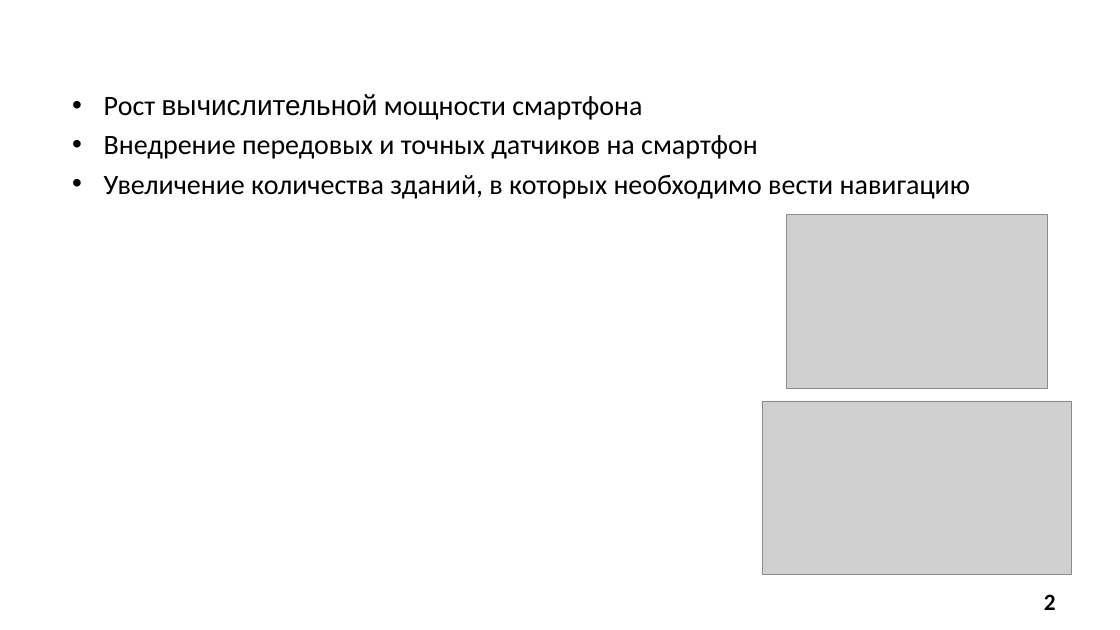
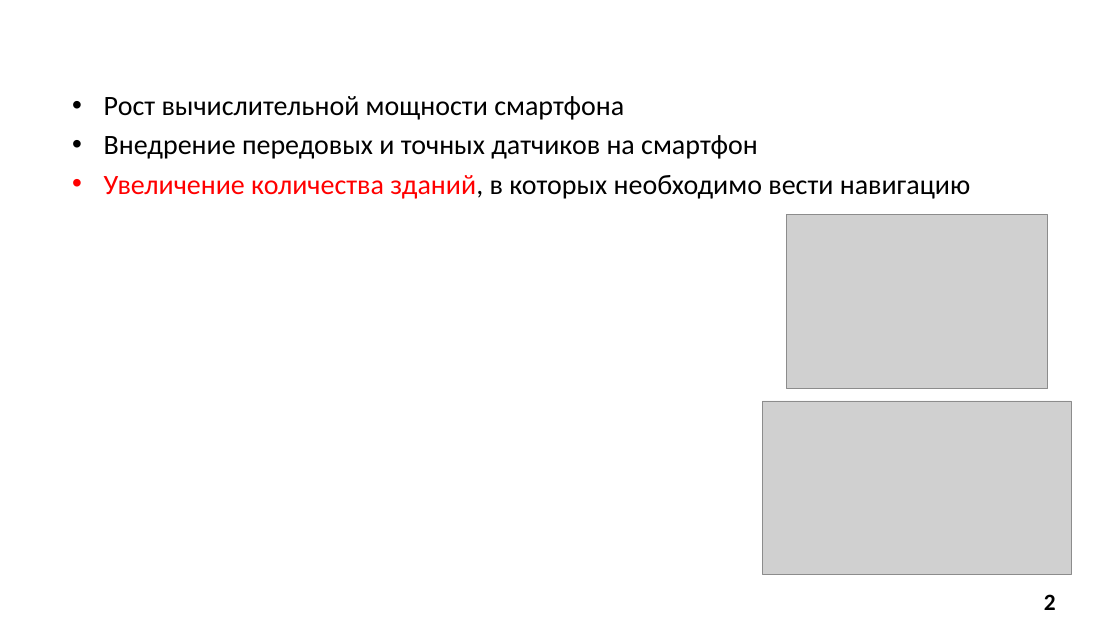
Before and after one commit to SonicRun/DiplomMaga, a slide deck: slide 2 of Mavlyutov_V_D_prezentatsia.pptx. Drawn at 1120x630 pixels with LibreOffice and Linux fonts; fonts in the diff are those of the drawing; grey boxes stand for pictures; background and template pictures are left out. Boxes give left, top, right and bottom in pixels: in the first picture for what was removed or moved away, otherwise in the second. Text is boxed around its words. In the diff, an @@ line names an element or a change of style, - is before the commit and + after.

```diff
--- a/Mavlyutov_V_D_prezentatsia.pptx
+++ b/Mavlyutov_V_D_prezentatsia.pptx
@@ text at (104,96,970,199): font Arial to Calibri in "вычислительной"; text colour #000000 to #FF0000 in "Увеличение количества зданий," @@
```
Also in this commit, not shown: 7 other slides changed, 2 slides removed, 2 other files.
